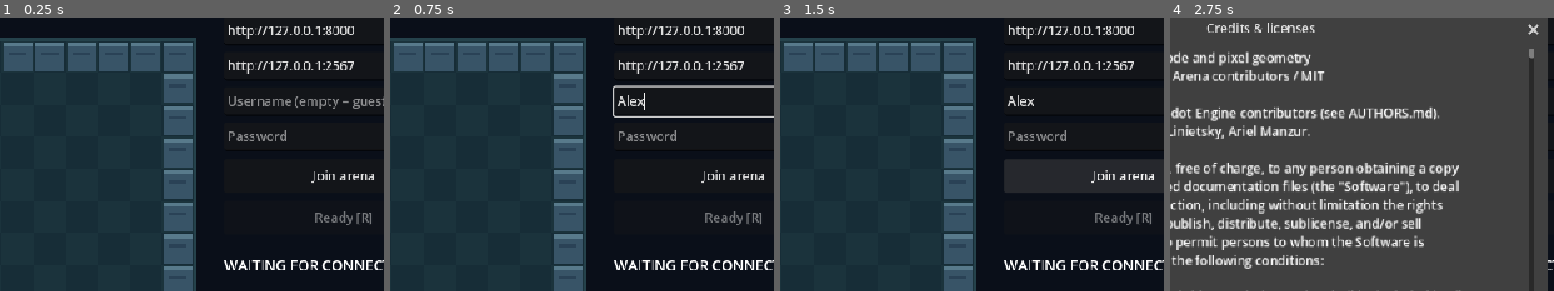
Above: before the commit, frames 1-4 (left to right).
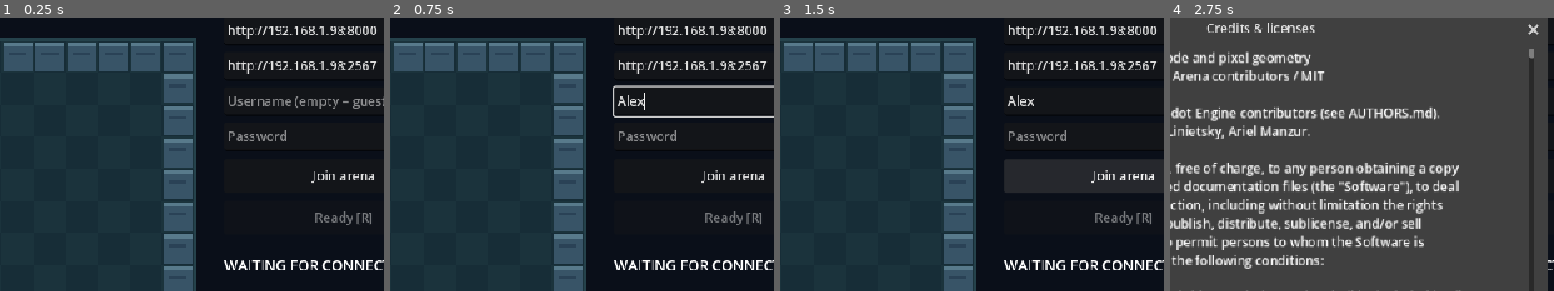
Above: after the commit, the same moments.

Repository: huynhcntt2012/codexserver
Game: Godot game, scene res://main.tscn
Two runs of this game, one before a commit and one after it. Both use one fixed random seed, a clock stepped at 60 frames per second and the inputs below.
Inputs (mouse positions are % of the whole screen's width and height, from its top left):
- Up to frame 1 (0.25 s): no input
- Up to frame 2 (0.75 s): click (83, 24) at 0.52 s; type "Alex" at 0.6 s
- Up to frame 3 (1.5 s): click (83, 31) at 0.75 s; type "12" at 0.83 s; click "Join arena" at 1.25 s
- Up to frame 4 (2.75 s): click "Credits & licenses" at 2 s
The pictures show only the part of the screen within x 39-89%, y 9-59%; the shares and areas given below are measured in that part.

The runs differ from the first frame. In frame 1, 1.1% of the frame differs, in the area x 71-98%, y 2-20%; in frame 2, 1.1%; in frame 3, 1.1%; in frame 4, nothing differs.

Commit message:
Point LAN playtest clients to 192.168.1.98

Diff:
--- a/apps/client/scripts/main.gd
+++ b/apps/client/scripts/main.gd
@@ -66,8 +66,8 @@
 	_label("SUNI / BOMB ARENA", Vector2(28, 24), 32)
 	_label("NEON GARDEN   /   01", Vector2(30, 76), 16)
 	_label("PLAY TOGETHER", Vector2(666, 36), 22)
-	_field(api_input, "API URL", _env("SUNI_API_URL", "http://127.0.0.1:8000"), 88)
-	_field(arena_input, "Arena URL", _env("SUNI_ARENA_URL", "http://127.0.0.1:2567"), 132)
+	_field(api_input, "API URL", _env("SUNI_API_URL", "http://192.168.1.98:8000"), 88)
+	_field(arena_input, "Arena URL", _env("SUNI_ARENA_URL", "http://192.168.1.98:2567"), 132)
 	_field(username_input, "Username (empty = guest)", "", 176)
 	_field(password_input, "Password", "", 220)
 	password_input.secret = true
Not shown, changed: README.md
Not shown, changed: docs/PLAYTEST.md
Not shown, changed: docs/PLAYTEST_PLAYER.md
